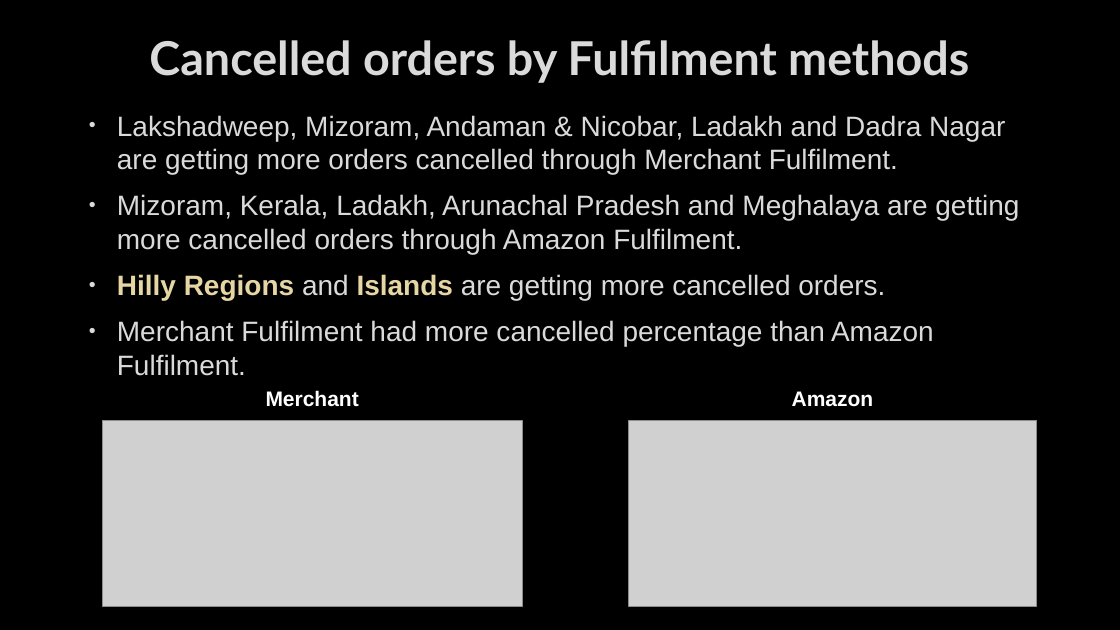
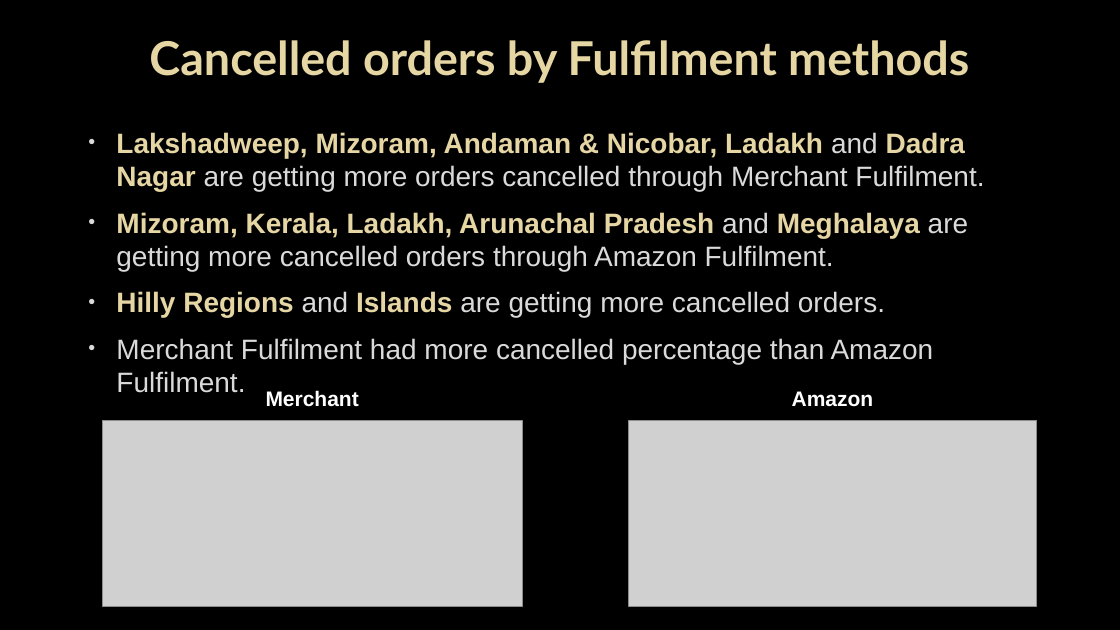
Before and after one commit to saikrishnatandasi/amazon-innobyte, a slide deck: slide 16 of Amazon Sales Analysis.pptx. Drawn at 1120x630 pixels with LibreOffice and Linux fonts; fonts in the diff are those of the drawing; grey boxes stand for pictures; background and template pictures are left out. Boxes give left, top, right and bottom in pixels: in the first picture for what was removed or moved away, otherwise in the second. Text is boxed around its words. In the diff, an @@ line names an element or a change of style, - is before the commit and + after.

```diff
--- a/Amazon Sales Analysis.pptx
+++ b/Amazon Sales Analysis.pptx
@@ title "Cancelled orders by Fulfilment methods" at (149,40,969,83): text colour #DADADA to #E5D6A4 @@
@@ text "Lakshadweep, Mizoram, Andaman & Nicobar, ...": place and size @@
-text "Lakshadweep, Mizoram, Andaman & Nicobar, ..." at (117,115,1019,376)
+text "Lakshadweep, Mizoram, Andaman & Nicobar, ..." at (116,132,984,393)
@@ text at (116,132,984,271): text colour #DADADA to #E5D6A4, bold on in "Lakshadweep, Mizoram, Andaman & Nicobar, Ladakh Dadra ...", "Mizoram, Kerala, Ladakh, Arunachal Pradesh Meghalaya" @@
```
Also in this commit, not shown: 16 other slides changed, 5 slides added, 1 slide removed, 3 other files.
